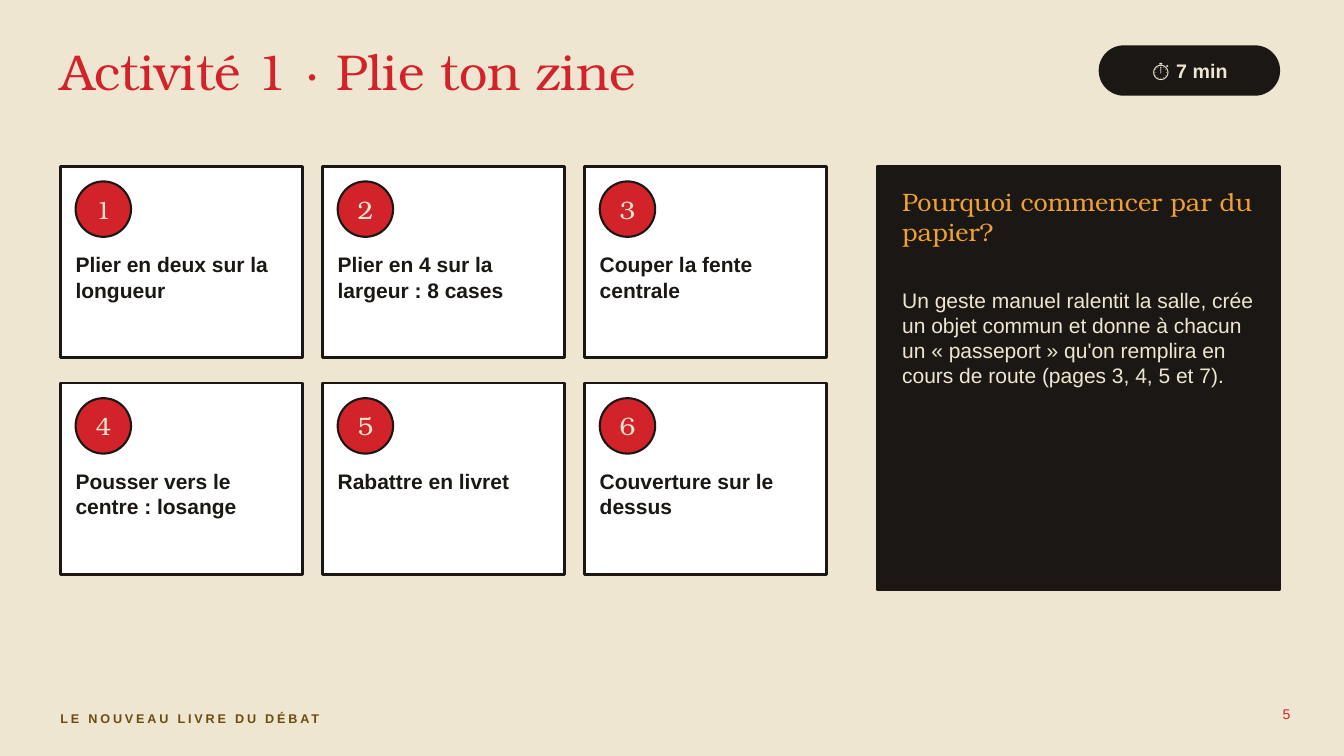
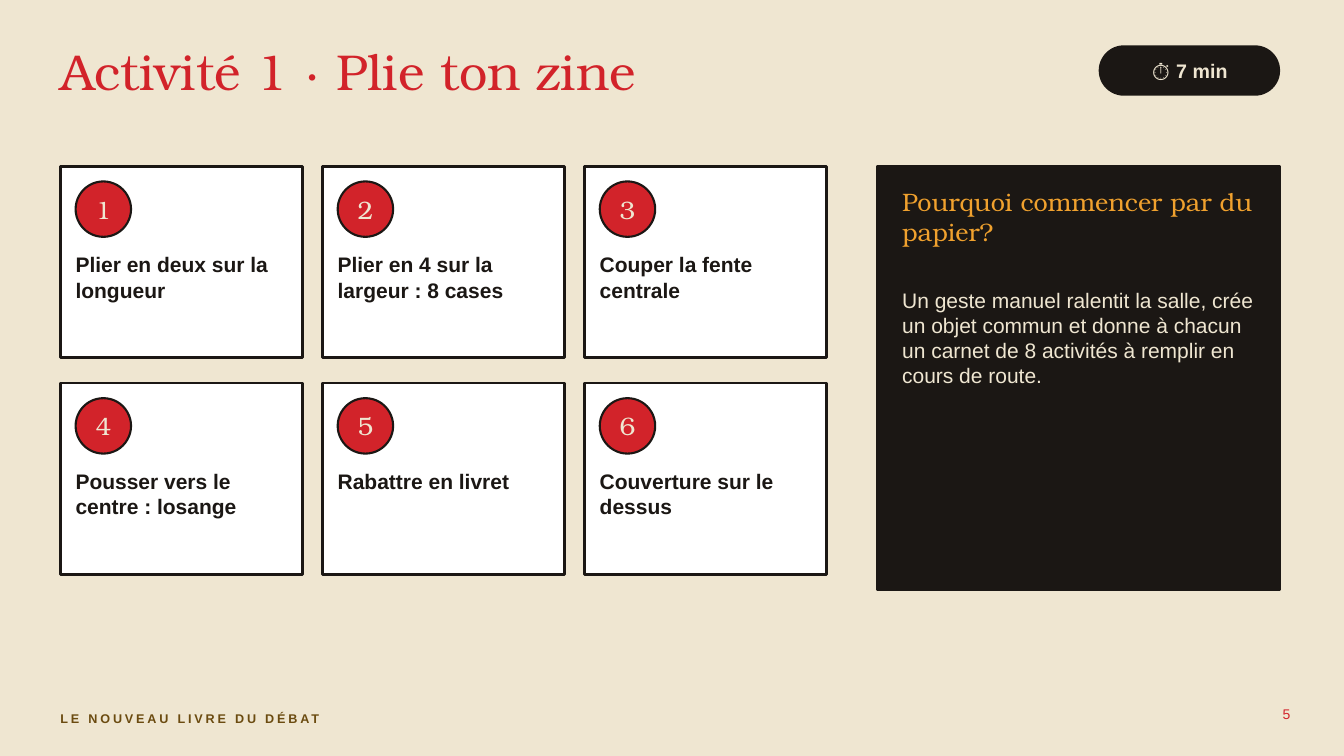
Before and after one commit to isabellepedneault111-ai/Chat-, a slide deck: slide 5 of debat-agreable/seminaire-confrontation-agreable.pptx. Drawn at 1344x756 pixels with LibreOffice and Linux fonts; fonts in the diff are those of the drawing. Boxes give left, top, right and bottom in pixels: in the first picture for what was removed or moved away, otherwise in the second. Text is boxed around its words. In the diff, an @@ line names an element or a change of style, - is before the commit and + after.

```diff
--- a/debat-agreable/seminaire-confrontation-agreable.pptx
+++ b/debat-agreable/seminaire-confrontation-agreable.pptx
@@ text at (902,292,1253,383): text changed @@
-Un geste manuel ralentit la salle, crée un objet commun et donne à chacun un « passeport » qu'on remplira en cours de route (pages 3, 4, 5 et 7).
+Un geste manuel ralentit la salle, crée un objet commun et donne à chacun un carnet de 8 activités à remplir en cours de route.
```
Also in this commit, not shown: 3 other slides changed, 4 slides added, 1 slide removed, 4 other files.
